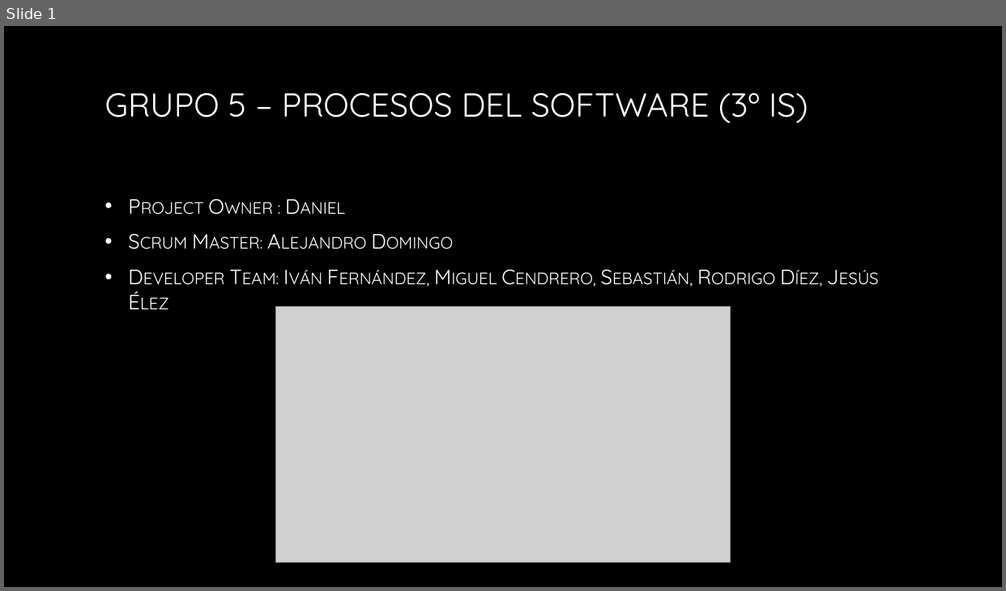
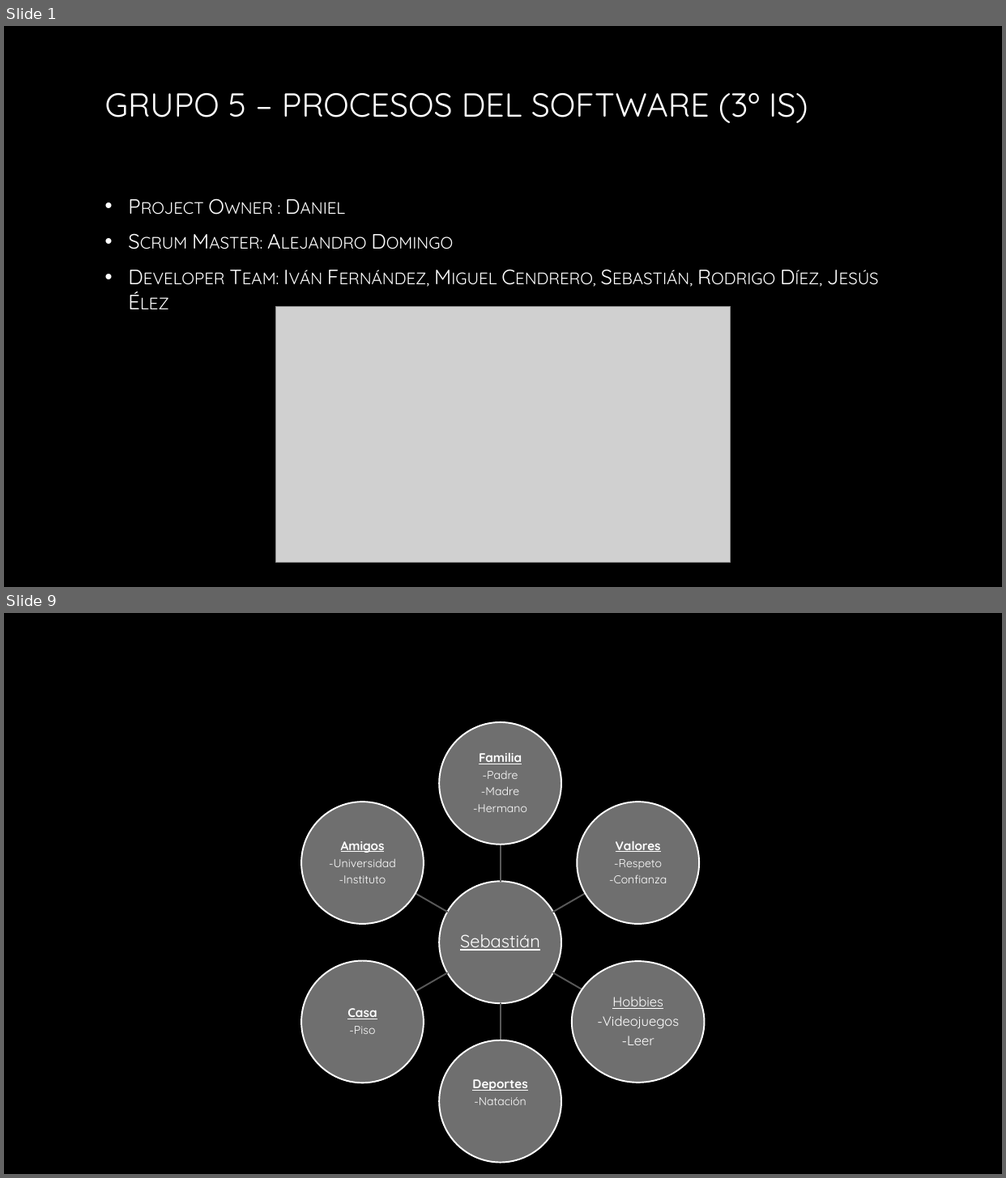
Before and after one commit to chexu99/TetrisG5, a slide deck: Presentación_G5.pptx. Shown one above the other, each under a label of ours: slide 1 before the commit, slides 1 and 9 after it; the slides between them are not shown. The pictures are 1006x591 and 1006x1178 pixels, drawn with LibreOffice and Linux fonts; fonts in the diff are those of the drawing; grey boxes stand for pictures; background and template pictures are left out. Boxes give left, top, right and bottom in pixels: in the first picture for what was removed or moved away, otherwise in the second. Text is boxed around its words. In the diff, an @@ line names an element or a change of style, - is before the commit and + after.

```diff
--- a/Presentación_G5.pptx
+++ b/Presentación_G5.pptx
@@ slide 9 added at box(4, 613, 1002, 1174), background picture (left out) @@
@@ group added at box(301, 722, 705, 1162): 7 ellipses, 7 texts, 6 freeform shapes @@
+Sebastián
+Familia
+-Padre
+-Madre
+-Hermano
+Valores
+-Respeto
+-Confianza
+Hobbies
+-Videojuegos
+-Leer
+Deportes
+-Natación
+Casa
+-Piso
+Amigos
+-Universidad
+-Instituto
```
Also in this commit, not shown: 14 other slides added, 7 slides removed.
